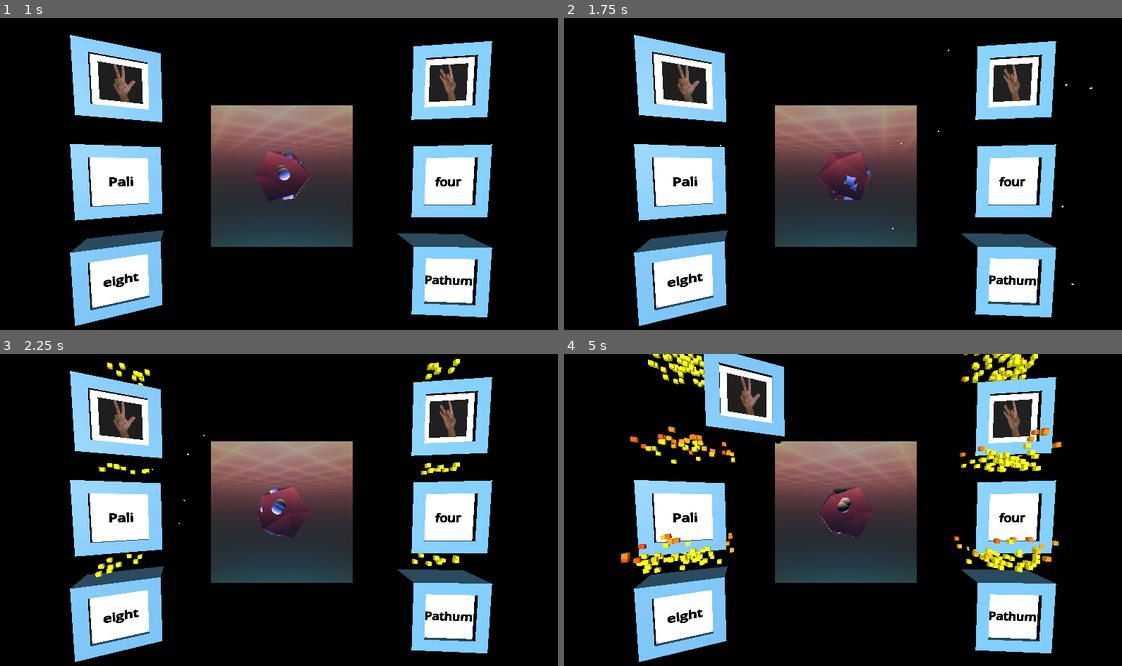
Above: before the commit, frames 1-4 (two rows, left to right).
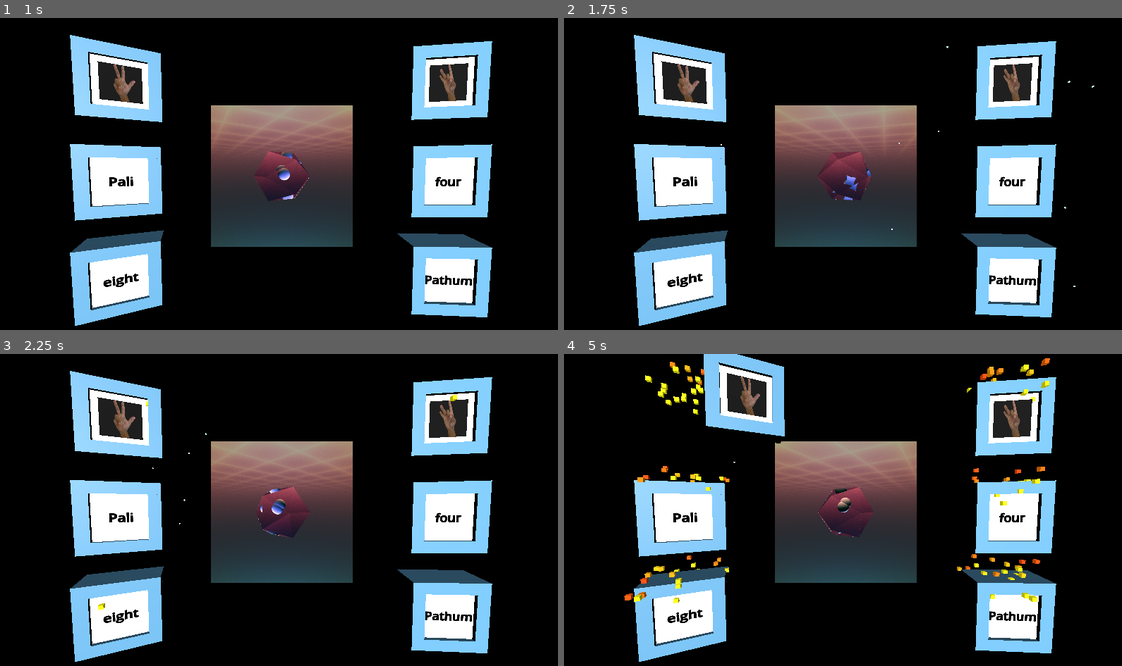
Above: after the commit, the same moments.

Repository: Kakcalu13/Mizo-godot-game
Game: Godot game, scene res://main.tscn
Two runs of this game, one before a commit and one after it. Both use one fixed random seed, a clock stepped at 60 frames per second and the inputs below. The project has no main scene, so this scene is started directly.
Inputs (mouse positions are in pixels of both pictures, inside the frame that each line leads up to):
- Up to frame 1 (1 s): move the mouse to (407, 161) at 0.52 s; press the mouse at (407, 161) at 0.53 s; hold Right (ui_right) from 0.53 s (still down)
- Up to frame 2 (1.75 s): release Right (ui_right) at 1.25 s; release the mouse at (971, 161) at 1.25 s; drag from (731, 192) to (815, 239) at 1.27 s
- Up to frame 3 (2.25 s): move the mouse to (340, 441) at 2.02 s; press the mouse at (340, 441) at 2.03 s; hold Right (ui_right) from 2.03 s (still down)
- Up to frame 4 (5 s): release Right (ui_right) at 2.75 s; release the mouse at (904, 441) at 2.75 s; drag from (815, 575) to (675, 463) at 2.77 s; move the mouse to (1015, 559) at 3.52 s; press the mouse at (1015, 559) at 3.53 s; hold Left (ui_left) 3.53-4.25 s; release the mouse at (1015, 559) at 4.25 s; drag from (675, 463) to (759, 432) at 4.27 s

Frame 1 is identical in both runs. In frame 2, less than 0.1% of the frame differs, in the area x 27-96%, y 9-87%; in frame 3, 0.8%; in frame 4, 4.6%, in the area x 10-90%, y 0-80%.

Commit message:
added new audio node

Diff:
--- a/source/numbers/one_module.tscn
+++ b/source/numbers/one_module.tscn
@@ -1,10 +1,13 @@
-[gd_scene load_steps=10 format=3 uid="uid://c4xowr8t8dl4t"]
+[gd_scene load_steps=13 format=3 uid="uid://c4xowr8t8dl4t"]
 
 [ext_resource type="Script" path="res://src/one_module_clickable.gd" id="1_cdpov"]
 [ext_resource type="PackedScene" uid="uid://dk8vy7xbp7wea" path="res://window_and_particle.tscn" id="1_cwvvw"]
 [ext_resource type="PackedScene" uid="uid://cj1h7tifsha4u" path="res://image_display.tscn" id="2_08k7x"]
 [ext_resource type="Texture2D" uid="uid://ddp8ek6rswwmc" path="res://assets/images_particles/smoke_05.png" id="3_8xlau"]
 [ext_resource type="PackedScene" uid="uid://bdeh0b25f6370" path="res://sign_display.tscn" id="4_2nwc2"]
+[ext_resource type="AudioStream" uid="uid://42kawscs7bhg" path="res://assets/sounds/sound_effects/Ripple.ogg" id="6_6ava8"]
+[ext_resource type="AudioStream" uid="uid://djuf4gtpdu2xp" path="res://assets/sounds/sound_effects/humming.ogg" id="7_wgswm"]
+[ext_resource type="AudioStream" uid="uid://bp5cxu1eip66" path="res://assets/sounds/sound_effects/explosion_effect.ogg" id="8_r6ecb"]
 
 [sub_resource type="StandardMaterial3D" id="StandardMaterial3D_cgumr"]
 transparency = 1
@@ -36,6 +39,9 @@
 
 [node name="Window" parent="window/window" index="0"]
 transform = Transform3D(0.05, 0, 0, 0, 0.05, 0, 0, 0, 0.05, 0, 0, 0)
+
+[node name="top" parent="window/window" index="1"]
+transform = Transform3D(0.5, 0, 0, 0, 0.5, 0, 0, 0, 0.5, 0, 1.44058, 0)
 
 [node name="GPUParticles3D" parent="window/window" index="2"]
 amount = 200
@@ -70,12 +76,24 @@
 visible = false
 
 [node name="CollisionShape3D" type="CollisionShape3D" parent="."]
+process_mode = 4
+physics_interpolation_mode = 2
 transform = Transform3D(1, 0, 0, 0, 1, 0, 0, 0, 1, 0, 1.5166, 0)
 shape = SubResource("BoxShape3D_2nmdx")
 
 [node name="sign" parent="." instance=ExtResource("4_2nwc2")]
 transform = Transform3D(1, 0, 0, 0, 1, 0, 0, 0, 1, 0, 1.498, 0.6)
 visible = false
+
+[node name="hover" type="AudioStreamPlayer3D" parent="."]
+stream = ExtResource("6_6ava8")
+volume_db = -10.0
+
+[node name="humming" type="AudioStreamPlayer3D" parent="."]
+stream = ExtResource("7_wgswm")
+
+[node name="exploded_sound" type="AudioStreamPlayer3D" parent="."]
+stream = ExtResource("8_r6ecb")
 
 [connection signal="area_entered" from="." to="." method="_on_area_entered"]
 [connection signal="input_event" from="." to="." method="_on_input_event"]
--- a/source/numbers/window_and_particle.tscn
+++ b/source/numbers/window_and_particle.tscn
@@ -64,6 +64,16 @@
 radial_segments = 8
 rings = 4
 
+[sub_resource type="Animation" id="Animation_xgubj"]
+length = 0.001
+tracks/0/type = "scale_3d"
+tracks/0/imported = false
+tracks/0/enabled = true
+tracks/0/path = NodePath("Window")
+tracks/0/interp = 1
+tracks/0/loop_wrap = true
+tracks/0/keys = PackedFloat32Array(0, 1, 1, 1, 1)
+
 [sub_resource type="Animation" id="Animation_wqdu2"]
 resource_name = "matched_then_disappears"
 tracks/0/type = "scale_3d"
@@ -73,16 +83,6 @@
 tracks/0/interp = 1
 tracks/0/loop_wrap = true
 tracks/0/keys = PackedFloat32Array(0.0666667, 1, 0.5, 0.5, 0.5, 0.233333, 1, 0.1, 0.1, 0.1, 0.4, 1, 0.2, 0.2, 0.2, 0.566667, 1, 0.1, 0.1, 0.1, 0.7, 1, 0.1, 0.1, 0.1, 0.866667, 1, 0.05, 0.05, 0.05)
-
-[sub_resource type="Animation" id="Animation_xgubj"]
-length = 0.001
-tracks/0/type = "scale_3d"
-tracks/0/imported = false
-tracks/0/enabled = true
-tracks/0/path = NodePath("Window")
-tracks/0/interp = 1
-tracks/0/loop_wrap = true
-tracks/0/keys = PackedFloat32Array(0, 1, 1, 1, 1)
 
 [sub_resource type="AnimationLibrary" id="AnimationLibrary_g8l55"]
 _data = {
@@ -103,18 +103,15 @@
 transform = Transform3D(1, 0, 0, 0, 1, 0, 0, 0, 1, 0, 2.74243, 0)
 shape = SubResource("BoxShape3D_qtt7w")
 
-[node name="GPUParticlesCollisionSDF3D" type="GPUParticlesCollisionSDF3D" parent="window/Window" index="1"]
-transform = Transform3D(1, 0, 0, 0, 1, 0, 0, 0, 1, 0, 2.91526, 0)
-size = Vector3(6, 7, 4)
-
 [node name="top" type="GPUParticles3D" parent="window"]
-transform = Transform3D(0.5, 0, 0, 0, 0.5, 0, 0, 0, 0.5, 0, 2.77588, 0)
+physics_interpolation_mode = 2
+transform = Transform3D(0.5, 0, 0, 0, 0.5, 0, 0, 0, 0.5, 0, 1.44058, -2.72846)
 cast_shadow = 0
-amount = 150
+amount = 50
 lifetime = 5.0
 fixed_fps = 0
 interpolate = false
-collision_base_size = 0.04
+fract_delta = false
 process_material = SubResource("ParticleProcessMaterial_xo2lj")
 draw_pass_1 = SubResource("BoxMesh_yi1rv")
 
@@ -124,6 +121,7 @@
 lifetime = 1.5
 fixed_fps = 0
 interpolate = false
+fract_delta = false
 collision_base_size = 0.04
 visibility_aabb = AABB(-1.63511, -1.25001, -1.31512, 3.0892, 2.15487, 2.91765)
 process_material = SubResource("ParticleProcessMaterial_2dfom")
